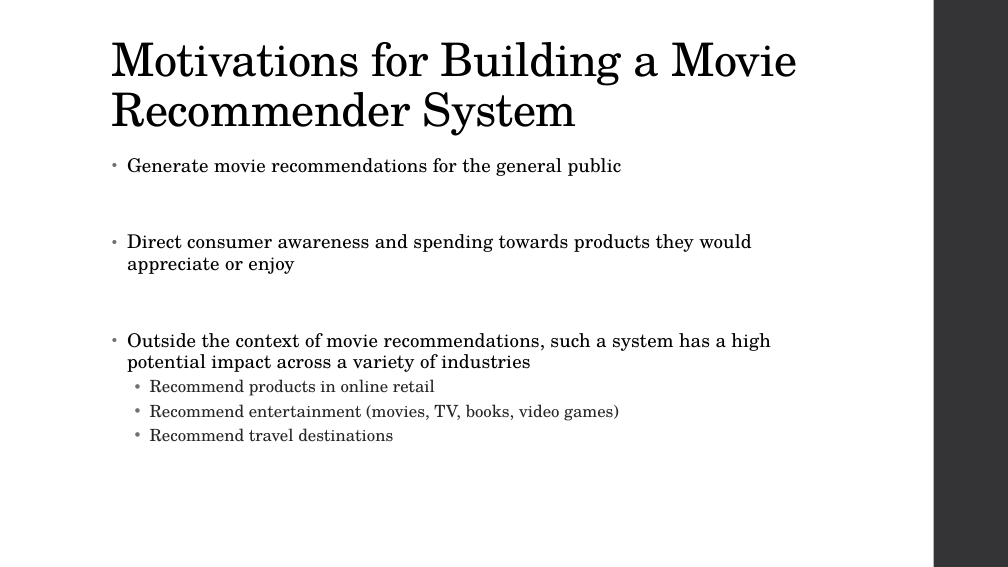
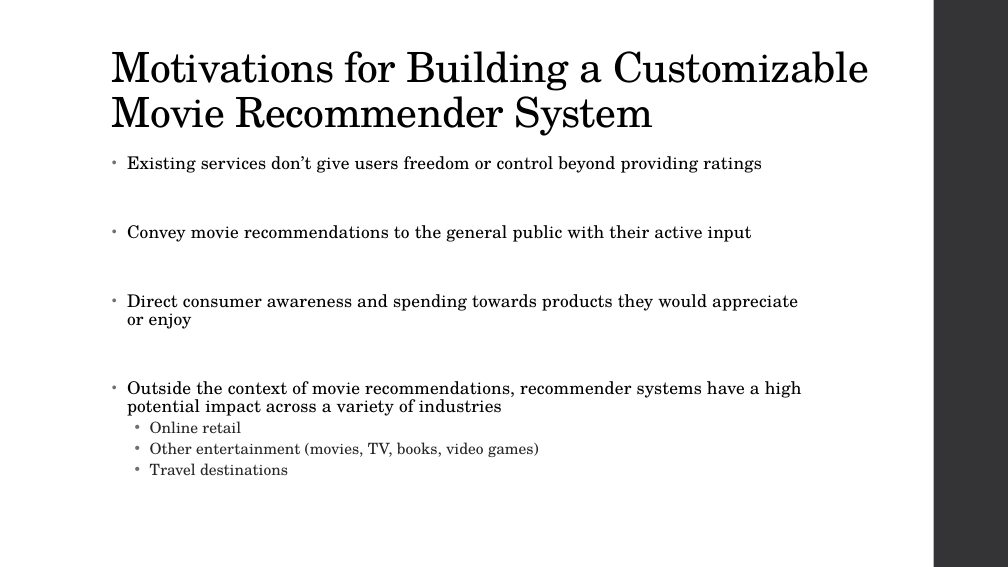
Before and after one commit to SomilB/Data-Science-Intensive---Capstone-Project, a slide deck: slide 2 of Capstone Presentation.pptx. Drawn at 1008x567 pixels with LibreOffice and Linux fonts; fonts in the diff are those of the drawing. Boxes give left, top, right and bottom in pixels: in the first picture for what was removed or moved away, otherwise in the second. Text is boxed around its words. In the diff, an @@ line names an element or a change of style, - is before the commit and + after.

```diff
--- a/Capstone Presentation.pptx
+++ b/Capstone Presentation.pptx
@@ title at <box>112,51,869,136</box>: text changed; size 44 to 39.6 pt @@
-Motivations for Building a Movie Recommender System
+Motivations for Building a Customizable Movie Recommender System
@@ text at <box>127,156,762,242</box>: text changed; size 18 to 16.6 pt @@
-• Generate movie recommendations for the general public
+• Existing services don’t give users freedom or control beyond providing ratings
+• Convey movie recommendations to the general public with their active input
@@ text at <box>127,294,798,329</box>: size 18 to 16.6 pt in "Direct consumer awareness and spending towards products ..."; line spacing 0.95 to 0.85 @@
@@ text at <box>127,381,802,476</box>: text changed; size 16 to 16.6 pt; text colour #262626 to #000000 @@
-• Outside the context of movie recommendations, such a system has a high potential impact across a variety of industries
-  • Recommend products in online retail
-  • Recommend entertainment (movies, TV, books, video games)
-  • Recommend travel destinations
+• Outside the context of movie recommendations, recommender systems have a high potential impact across a variety of industries
+  • Online retail
+  • Other entertainment (movies, TV, books, video games)
+  • Travel destinations
```
Also in this commit, not shown: 6 other slides changed, 10 slides added, 2 slides removed.
